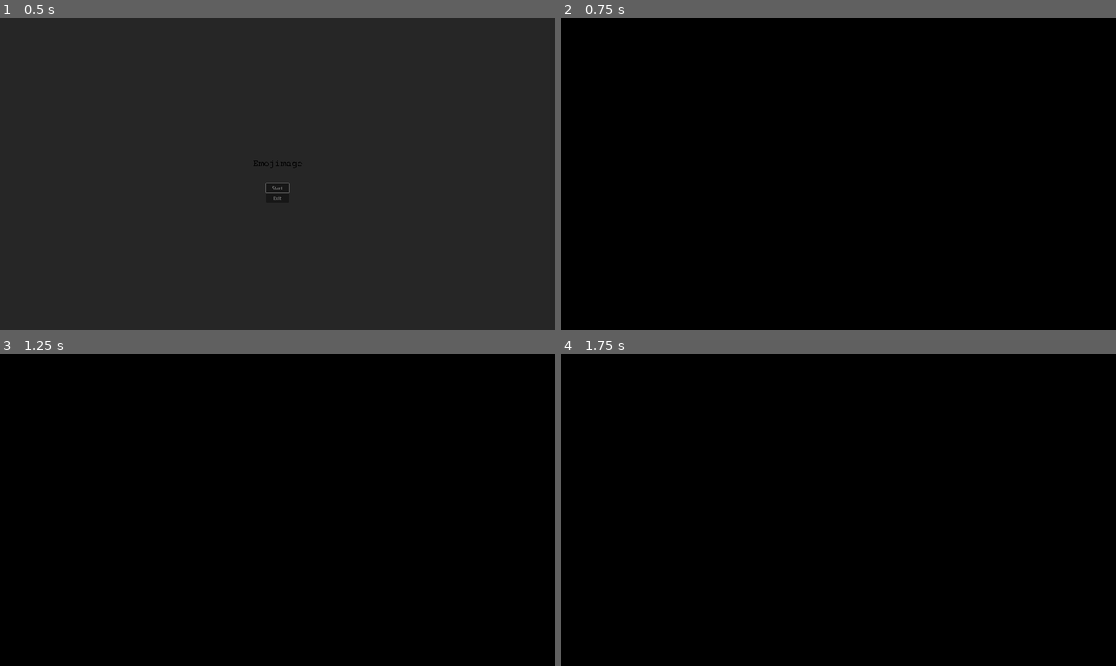
Above: before the commit, frames 1-4 (two rows, left to right).
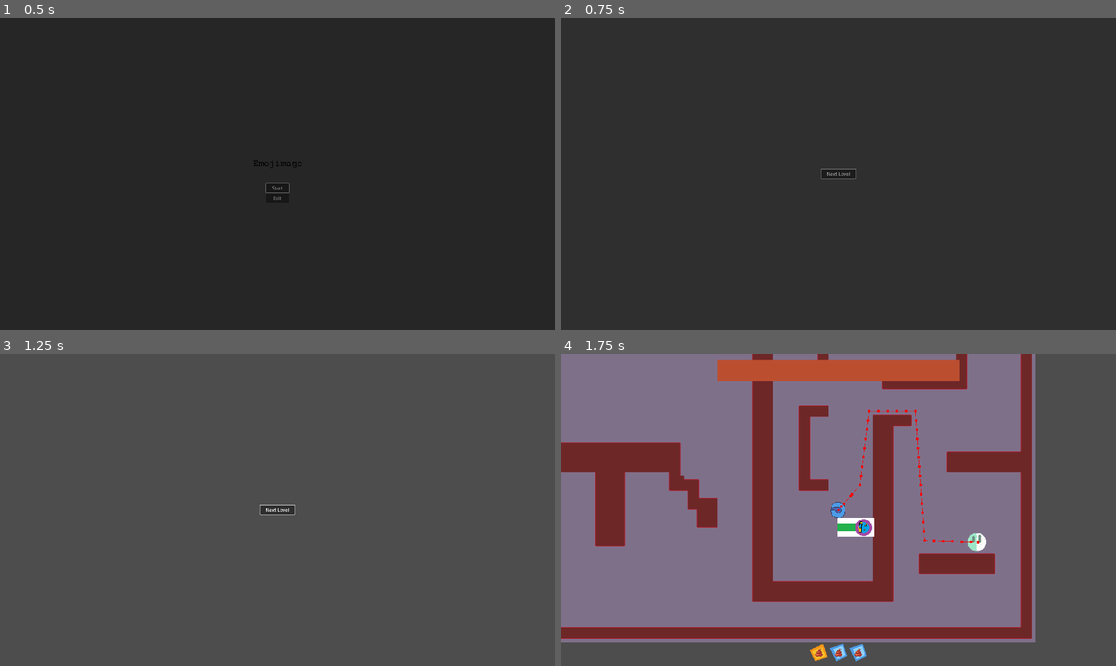
Above: after the commit, the same moments.

Repository: JulianNeuberger/EmojiMage
Game: Godot game, scene res://gui/MainMenu/MainMenu.tscn
Two runs of this game, one before a commit and one after it. Both use one fixed random seed, a clock stepped at 60 frames per second and the inputs below. Sound files missing from this copy of the repository are replaced by a short silence.
Inputs (mouse positions are in pixels of both pictures, inside the frame that each line leads up to):
- Up to frame 1 (0.5 s): no input
- Up to frame 2 (0.75 s): click "Start" at 0.5 s
- Up to frame 3 (1.25 s): no input
- Up to frame 4 (1.75 s): click (838, 510) at 1.25 s, where only the run after the commit has a clickable "Next Level"

Frame 1 is identical in both runs. In frame 2, 100% of the frame differs, in the area x 0-100%, y 0-100%; in frame 3, 100%; in frame 4, 100%.

Commit message:
add shop scene

Diff:
--- a/Autoloads/GameSaver.gd
+++ b/Autoloads/GameSaver.gd
@@ -14,24 +14,29 @@
 
 func load_save_file():
 	if not FileAccess.file_exists("user://savegame.save"):
-		return
+		return []
 	var save_game = FileAccess.open("user://savegame.save", FileAccess.READ)
 	var save_data_list = []
 	while save_game.get_position() < save_game.get_length():
 		var json_string = save_game.get_line()
-
 		var json = JSON.new()
-		var parse_result = json.parse(json_string)
-		save_data_list.append(parse_result)
+		json.parse(json_string)
+		save_data_list.append(json.get_data())
 	return save_data_list
 
-func c():
+func get_level_name() -> String:
 	var save_file = load_save_file()
 	for node_save in save_file:
 		if "level_name" in node_save:
 			return node_save["level_name"]
 	return "null"
 
+func get_level_completed() -> bool:
+	var save_file = load_save_file()
+	for node_save in save_file:
+		if "level_completed" in node_save:
+			return node_save["level_completed"]
+	return false
 
 
 func load_game():
--- a/gui/MainMenu/MainMenu.gd
+++ b/gui/MainMenu/MainMenu.gd
@@ -14,7 +14,7 @@
 func _on_start_pressed():
 	_fade_scene_out()
 	game_saver.delete_game()
-	get_tree().change_scene_to_file("res://levels/Level1/Level1.tscn")
+	get_tree().change_scene_to_file("res://gui/ShopScene/ShopScene.tscn")
 
 func _on_exit_pressed():
 	_fade_scene_out()
@@ -22,7 +22,7 @@
 
 func _on_continue_pressed():
 	_fade_scene_out()
-	get_tree().change_scene_to_file("res://levels/Level1/Level1.tscn")
+	get_tree().change_scene_to_file("res://gui/ShopScene/ShopScene.tscn")
 
 func grab_gui_focus():
 	if game_saver:
--- a/gui/MainMenu/MainMenu.tscn
+++ b/gui/MainMenu/MainMenu.tscn
@@ -73,12 +73,10 @@
 metadata/_edit_use_anchors_ = true
 
 [node name="GuiFade" parent="CanvasLayer" instance=ExtResource("5_3q78q")]
-mouse_filter = 2
 fade_out_duration = 1.0
 
 [node name="Blackout" parent="CanvasLayer/GuiFade" instance=ExtResource("6_hqk2h")]
 layout_mode = 1
-mouse_filter = 2
 
 [node name="PlayerMainMenuHandler" parent="." instance=ExtResource("5_wghs4")]
 
--- a/gui/ShopScene/ShopScene.gd
+++ b/gui/ShopScene/ShopScene.gd
@@ -1,11 +1,21 @@
 extends Node2D
 
 
-# Called when the node enters the scene tree for the first time.
 func _ready():
-	pass # Replace with function body.
+	fade_scene_in()
+	$CanvasLayer/CenterContainer/Ok.grab_focus()
 
 
-# Called every frame. 'delta' is the elapsed time since the previous frame.
-func _process(delta):
-	pass
+
+func fade_scene_out():
+	var gui_fade = $CanvasLayer/GuiFade
+	if gui_fade:
+		gui_fade.fade_in()
+		await gui_fade.finished_fade
+
+func fade_scene_in():
+	var gui_fade = $CanvasLayer/GuiFade
+	if gui_fade:
+		gui_fade.modulate.a = 1
+		gui_fade.fade_out()
+		await gui_fade.finished_fade
--- a/gui/ShopScene/ShopScene.tscn
+++ b/gui/ShopScene/ShopScene.tscn
@@ -1,7 +1,9 @@
-[gd_scene load_steps=3 format=3 uid="uid://bwwdulk3xaiao"]
+[gd_scene load_steps=5 format=3 uid="uid://bwwdulk3xaiao"]
 
 [ext_resource type="Script" path="res://gui/ShopScene/ShopScene.gd" id="1_c32wt"]
 [ext_resource type="PackedScene" uid="uid://dr5u5xtga7hix" path="res://levels/LevelOrchestrator/LevelOrchestrator.tscn" id="2_f0tpr"]
+[ext_resource type="PackedScene" uid="uid://if6mc66q2ou6" path="res://gui/Transitions/GUIFade.tscn" id="3_xnlsg"]
+[ext_resource type="PackedScene" uid="uid://b3tq33mb1kgvc" path="res://gui/Blackout/Blackout.tscn" id="4_gxgdv"]
 
 [node name="ShopScene" type="Node2D"]
 script = ExtResource("1_c32wt")
@@ -9,3 +11,24 @@
 [node name="LevelOrchestrator" parent="." instance=ExtResource("2_f0tpr")]
 
 [node name="CanvasLayer" type="CanvasLayer" parent="."]
+
+[node name="CenterContainer" type="CenterContainer" parent="CanvasLayer"]
+anchors_preset = 15
+anchor_right = 1.0
+anchor_bottom = 1.0
+grow_horizontal = 2
+grow_vertical = 2
+
+[node name="Ok" type="Button" parent="CanvasLayer/CenterContainer"]
+custom_minimum_size = Vector2(120, 2.08165e-12)
+layout_mode = 2
+text = "Next Level"
+
+[node name="GuiFade" parent="CanvasLayer" instance=ExtResource("3_xnlsg")]
+fade_in_duration = 0.3
+fade_out_duration = 0.3
+
+[node name="Blackout" parent="CanvasLayer/GuiFade" instance=ExtResource("4_gxgdv")]
+layout_mode = 1
+
+[connection signal="pressed" from="CanvasLayer/CenterContainer/Ok" to="LevelOrchestrator" method="load_level"]
--- a/levels/Level1/Level1.tscn
+++ b/levels/Level1/Level1.tscn
@@ -1,8 +1,7 @@
-[gd_scene load_steps=4 format=3 uid="uid://tcy11xrasqu7"]
+[gd_scene load_steps=3 format=3 uid="uid://tcy11xrasqu7"]
 
 [ext_resource type="PackedScene" uid="uid://b4k0qbuyf82jb" path="res://levels/LevelPrototype.tscn" id="1_do4df"]
 [ext_resource type="PackedScene" uid="uid://b2qx5ocdrljpo" path="res://levels/Level1/Level1_TileMap.tscn" id="2_0j77i"]
-[ext_resource type="PackedScene" uid="uid://c8mai678ndn2a" path="res://levels/Level2/Level2.tscn" id="3_sdehv"]
 
 [node name="LevelPrototype" instance=ExtResource("1_do4df")]
 level_name = "Level1"
@@ -15,7 +14,3 @@
 
 [node name="Wizard" parent="." index="2"]
 position = Vector2(491, 299)
-
-[node name="LevelChangeComponent" parent="." index="5"]
-next_scene = ExtResource("3_sdehv")
-next_level_name = "Level2"
--- a/levels/Level2/Level2.tscn
+++ b/levels/Level2/Level2.tscn
@@ -1,8 +1,7 @@
-[gd_scene load_steps=4 format=3 uid="uid://c8mai678ndn2a"]
+[gd_scene load_steps=3 format=3 uid="uid://c8mai678ndn2a"]
 
 [ext_resource type="PackedScene" uid="uid://b4k0qbuyf82jb" path="res://levels/LevelPrototype.tscn" id="1_bd6o0"]
 [ext_resource type="PackedScene" uid="uid://6c3nf4fxf2v7" path="res://levels/Level2/Level2_TileMap.tscn" id="2_uqmxt"]
-[ext_resource type="PackedScene" uid="uid://cxxyqi0ekgcj0" path="res://levels/Level3/Level3.tscn" id="3_ui0go"]
 
 [node name="LevelPrototype" instance=ExtResource("1_bd6o0")]
 level_name = "Level2"
@@ -15,7 +14,3 @@
 
 [node name="Wizard" parent="." index="2"]
 position = Vector2(339, 474)
-
-[node name="LevelChangeComponent" parent="." index="5"]
-next_scene = ExtResource("3_ui0go")
-next_level_name = "Level3"
--- a/levels/Level3/Level3.tscn
+++ b/levels/Level3/Level3.tscn
@@ -1,8 +1,7 @@
-[gd_scene load_steps=4 format=3 uid="uid://cxxyqi0ekgcj0"]
+[gd_scene load_steps=3 format=3 uid="uid://cxxyqi0ekgcj0"]
 
 [ext_resource type="PackedScene" uid="uid://b4k0qbuyf82jb" path="res://levels/LevelPrototype.tscn" id="1_0efge"]
 [ext_resource type="PackedScene" uid="uid://ub14t3mqtqe1" path="res://levels/Level3/Level3_TileMap.tscn" id="2_oigf0"]
-[ext_resource type="PackedScene" uid="uid://736ti5hvh5p8" path="res://levels/Level4/Level4.tscn" id="3_souck"]
 
 [node name="LevelPrototype" instance=ExtResource("1_0efge")]
 level_name = "Level3"
@@ -15,7 +14,3 @@
 
 [node name="Wizard" parent="." index="2"]
 position = Vector2(519, 158)
-
-[node name="LevelChangeComponent" parent="." index="5"]
-next_scene = ExtResource("3_souck")
-next_level_name = "Level4"
--- a/levels/Level4/Level4.tscn
+++ b/levels/Level4/Level4.tscn
@@ -1,8 +1,7 @@
-[gd_scene load_steps=4 format=3 uid="uid://736ti5hvh5p8"]
+[gd_scene load_steps=3 format=3 uid="uid://736ti5hvh5p8"]
 
 [ext_resource type="PackedScene" uid="uid://b4k0qbuyf82jb" path="res://levels/LevelPrototype.tscn" id="1_0ax7t"]
 [ext_resource type="PackedScene" uid="uid://bj83rswlebc8t" path="res://levels/Level4/Level4_TileMap.tscn" id="2_c6egt"]
-[ext_resource type="PackedScene" uid="uid://c6vereo7ojcbl" path="res://levels/Level5/Level5.tscn" id="3_ln6al"]
 
 [node name="LevelPrototype" instance=ExtResource("1_0ax7t")]
 level_name = "Level4"
@@ -15,7 +14,3 @@
 
 [node name="Wizard" parent="." index="2"]
 position = Vector2(542, 323)
-
-[node name="LevelChangeComponent" parent="." index="5"]
-next_scene = ExtResource("3_ln6al")
-next_level_name = "Level4"
--- a/levels/Level5/Level5.tscn
+++ b/levels/Level5/Level5.tscn
@@ -14,6 +14,3 @@
 
 [node name="Wizard" parent="." index="2"]
 position = Vector2(583, 208)
-
-[node name="LevelChangeComponent" parent="." index="5"]
-next_level_name = "Level1"
--- a/levels/LevelChangeComponent.gd
+++ b/levels/LevelChangeComponent.gd
@@ -1,7 +1,6 @@
 extends Node2D
 
 @export var next_scene: PackedScene
-@export var next_level_name: String
 var game_saver: GameSaver
 
 func _ready():
--- a/levels/LevelOrchestrator/LevelOrchestrator.gd
+++ b/levels/LevelOrchestrator/LevelOrchestrator.gd
@@ -9,10 +9,16 @@
 
 func load_level():
 	var level_name = game_saver.get_level_name()
-	change_level_to(level_name)
+	var completed = game_saver.get_level_completed()
+	get_parent().fade_scene_out()
+	change_level_to(level_name, completed)
 
 
-func change_level_to(level_name: String):
+func change_level_to(level_name: String, completed: bool):
+	if level_name == "null":
+		level_name = "Level1"
+	if completed:
+		level_name = get_next_level_name(level_name)
 	match(level_name):
 		"Level1":
 			get_tree().change_scene_to_file("res://levels/Level1/Level1.tscn")
@@ -24,3 +30,15 @@
 			get_tree().change_scene_to_file("res://levels/Level4/Level4.tscn")
 		"Level5":
 			get_tree().change_scene_to_file("res://levels/Level5/Level5.tscn")
+
+func get_next_level_name(level_name: String) -> String:
+	match level_name:
+		"Level1":
+			return "Level2"
+		"Level2":
+			return "Level3"
+		"Level3":
+			return "Level4"
+		"Level4":
+			return "Level5"
+	return level_name
--- a/levels/LevelPrototype.tscn
+++ b/levels/LevelPrototype.tscn
@@ -22,6 +22,7 @@
 [ext_resource type="Resource" uid="uid://klmfwyx1f4oi" path="res://Wand/HandWand.tres" id="19_5qgxu"]
 [ext_resource type="PackedScene" uid="uid://d0nokkb8aiycw" path="res://levels/LevelChangeComponent.tscn" id="20_6ym35"]
 [ext_resource type="PackedScene" uid="uid://bcppc16nfrh8d" path="res://gui/MainMenu/MainMenu.tscn" id="21_0bb67"]
+[ext_resource type="PackedScene" uid="uid://bwwdulk3xaiao" path="res://gui/ShopScene/ShopScene.tscn" id="22_emiqg"]
 [ext_resource type="PackedScene" uid="uid://dv611cflna2ek" path="res://levels/GameOverChangeComponent.tscn" id="22_evpea"]
 
 [sub_resource type="Resource" id="Resource_n5d00"]
@@ -116,7 +117,7 @@
 wand_reward = ExtResource("19_5qgxu")
 
 [node name="LevelChangeComponent" parent="." instance=ExtResource("20_6ym35")]
-next_scene = ExtResource("21_0bb67")
+next_scene = ExtResource("22_emiqg")
 
 [node name="GameOverChangeComponent" parent="." instance=ExtResource("22_evpea")]
 game_over_scene = ExtResource("21_0bb67")
--- a/levels/testbed.gd
+++ b/levels/testbed.gd
@@ -8,30 +8,23 @@
 	game_saver = get_node("/root/GameSaver")
 	if game_saver and game_saver.has_save():
 		game_saver.load_game()
+	fade_scene_in()
 
 
 func serialize():
-	var next_level_name = $LevelChangeComponent.next_level_name
-	print("ney",next_level_name, level_completed)
-	print("current", level_name)
-	print("setValue ", next_level_name if level_completed else level_name)
 	return {
-		"level_name": next_level_name if level_completed else level_name
+		"level_name": level_name,
+		"level_completed": level_completed
 	}
 
 
 func deserialize(data: Dictionary):
-	print("load level", data)
 	if "level_name" in data:
 		var level_name = data["level_name"]
-		print(level_name != self.level_name)
-		if level_name != self.level_name:
-			change_level_to(level_name)
 
 
 func change_level_to(level_name: String):
 	get_tree().change_scene_to_file("res://levels/Level2/Level2.tscn")
-	"""
 	match(level_name):
 		"Level1":
 			get_tree().change_scene_to_file("res://levels/Level1/Level1.tscn")
@@ -43,7 +36,6 @@
 			get_tree().change_scene_to_file("res://levels/Level4/Level4.tscn")
 		"Level5":
 			get_tree().change_scene_to_file("res://levels/Level5/Level5.tscn")
-	"""
 	fade_scene_in()
 
 func fade_scene_out():
Not shown: 1 places in levels/LevelPrototype.tscn that only renumber resources
